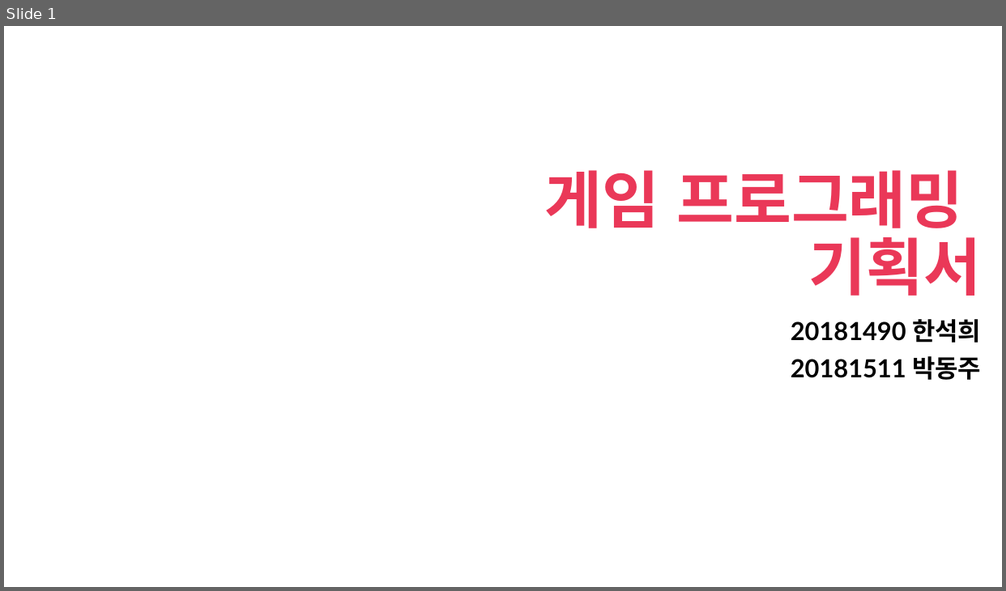
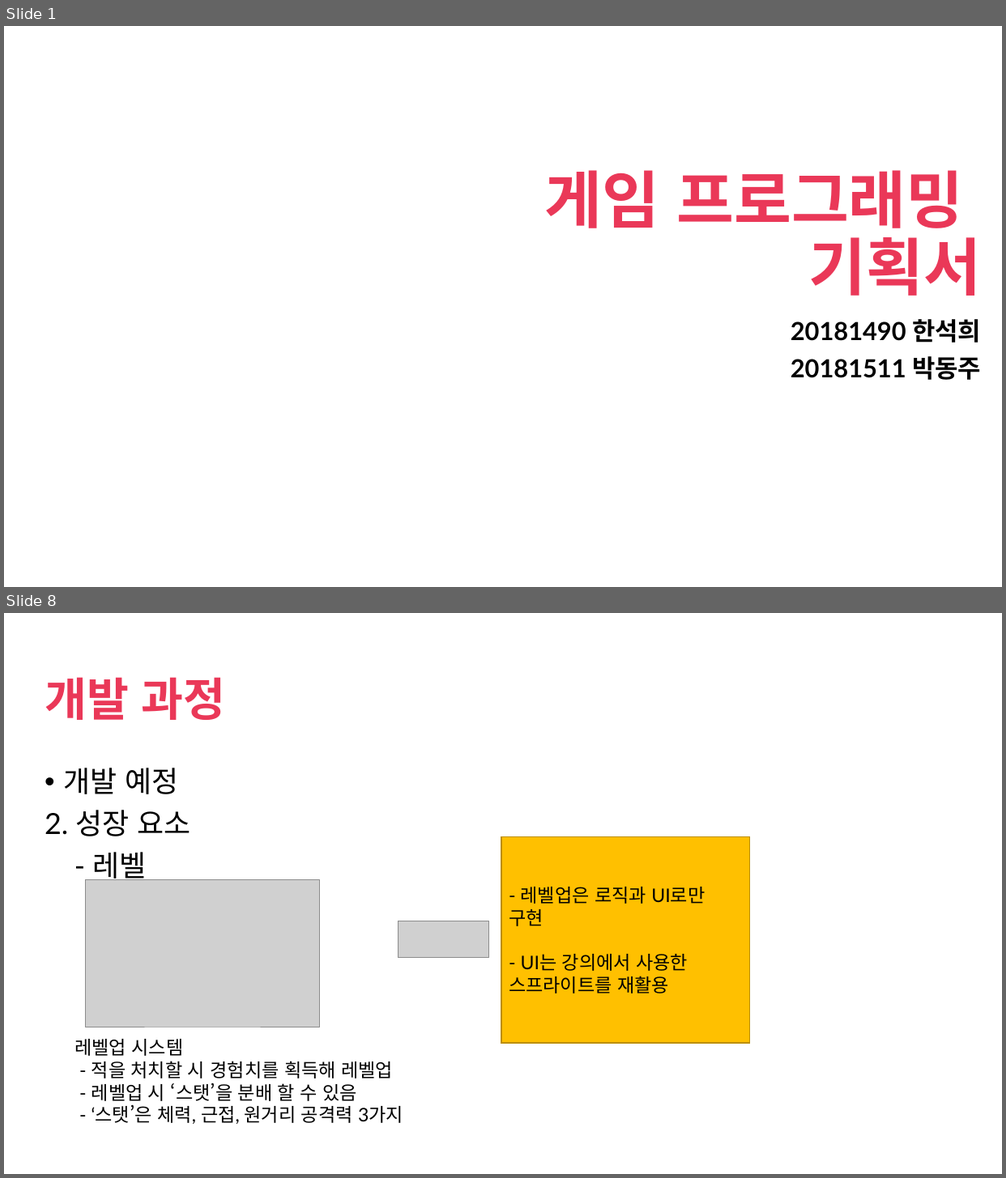
Before and after one commit to seokhee123/DBLAB, a slide deck: 게임 프로그래밍.pptx. Shown one above the other, each under a label of ours: slide 1 before the commit, slides 1 and 8 after it; the slides between them are not shown. The pictures are 1006x591 and 1006x1178 pixels, drawn with LibreOffice and Linux fonts; fonts in the diff are those of the drawing; grey boxes stand for pictures; background and template pictures are left out. Boxes give left, top, right and bottom in pixels: in the first picture for what was removed or moved away, otherwise in the second. Text is boxed around its words. In the diff, an @@ line names an element or a change of style, - is before the commit and + after.

```diff
--- a/게임 프로그래밍.pptx
+++ b/게임 프로그래밍.pptx
@@ slide 8 added at [4,613,1002,1174], background picture (left out) @@
@@ title added at [44,677,226,720], 44 pt, text #EA3858, bold @@
+개발 과정
@@ text added at [44,768,191,884], 28 pt, text #000000 @@
+• 개발 예정
+2. 성장 요소
+- 레벨
@@ rectangle added at [502,837,750,1043], fill #FFC000, outline #BD8E00 1 pt, 18 pt, text #000000 @@
+- 레벨업은 로직과 UI로만 구현
+- UI는 강의에서 사용한 스프라이트를 재활용
@@ picture added at [86,880,320,1027] @@
@@ picture added at [398,921,489,957] @@
@@ text added at [74,1039,403,1124], 18 pt, text #000000 @@
+레벨업 시스템
+- 적을 처치할 시 경험치를 획득해 레벨업
+- 레벨업 시 ‘스탯’을 분배 할 수 있음
+- ‘스탯’은 체력, 근접, 원거리 공격력 3가지
```
Also in this commit, not shown: 2 slides changed, 4 other slides added.
